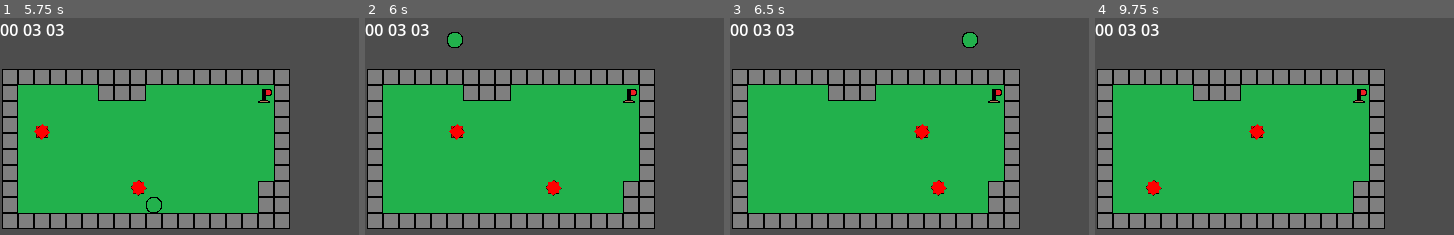
Above: before the commit, frames 1-4 (left to right).
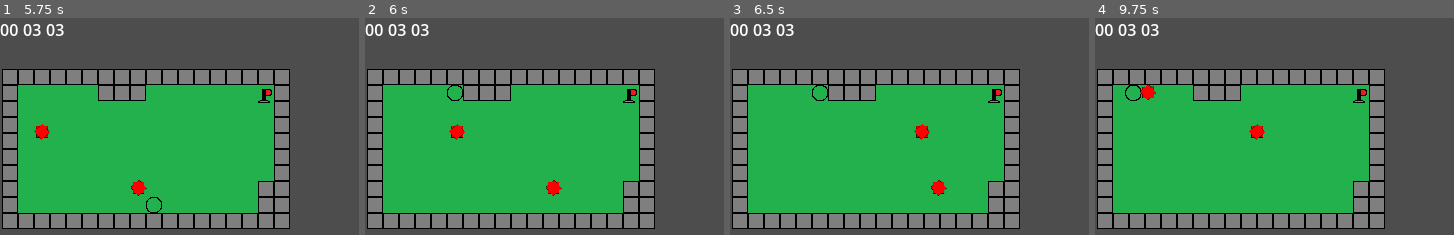
Above: after the commit, the same moments.

Repository: pt80/MobileGame
Game: Godot game, scene res://Scenes/Levels/NeilLevel.tscn
The game is run twice, just before and just after one commit, with the same random seed, the same clock (stepped at 60 frames per second) and the same inputs. This scene is started directly instead of the project's main scene.
Inputs:
- Up to frame 1 (5.75 s): hold D (right) 0.53-1.28 s; hold S (down) 1.28-2.03 s; hold D (right) 2.03-2.78 s; hold W (up) 2.78-3.53 s; hold A (left) 3.53-5.03 s; hold S (down) from 5.03 s (still down)
- Up to frame 2 (6 s): release S (down) at 5.78 s; hold D (right) from 5.78 s (still down)
- Up to frame 3 (6.5 s): keep holding D (right)
- Up to frame 4 (9.75 s): release D (right) at 6.53 s; hold W (up) 6.53-7.28 s; hold D (right) 7.28-8.03 s; hold S (down) 8.03-8.78 s; hold A (left) 8.78-9.53 s; hold W (up) from 9.53 s (still down)

Frame 1 is identical in both runs. In frame 2, 0.4% of the frame differs, in the area x 22-28%, y 6-39%; in frame 3, 0.4%; in frame 4, 0.5%, in the area x 8-19%, y 30-83%.

Commit message:
changed from dictionary to list

Diff:
--- a/Scripts/EndPoint.gd
+++ b/Scripts/EndPoint.gd
@@ -7,6 +7,6 @@
 		timer.set_process(false)
 		print(timer.time)
 		print('level complete')
-		if LevelInfo.Metadata[get_tree().current_scene.name]['high score'] > timer.time:
-			LevelInfo.Metadata[get_tree().current_scene.name]['high score'] = timer.time
+		if LevelInfo.Metadata[LevelInfo.CurrentLevel]['high score'] > timer.time:
+			LevelInfo.Metadata[LevelInfo.CurrentLevel]['high score'] = timer.time
 			print('new high score')
--- a/Scripts/LevelInfo.gd
+++ b/Scripts/LevelInfo.gd
@@ -1,16 +1,18 @@
 extends Node
 
-var Metadata = {
-	"DakotaLevel":{
-		'scene': "res://Scenes/Levels/DakotaLevel.tscn",
-		'image': "res://Images/LevelImage.png",
-		'high score': 9999,
-		'unlocked': true
+var CurrentLevel = 0
+
+var Metadata = [
+	{'name': "DakotaLevel",
+	'scene': "res://Scenes/Levels/DakotaLevel.tscn",
+	'image': "res://Images/LevelImage.png",
+	'high score': 9999,
+	'unlocked': true
 	},
-	"NeilLevel":{
+	{'name': "NeilLevel",
 		'scene': "res://Scenes/Levels/NeilLevel.tscn",
 		'image': "res://Images/MainMenuBackground.png",
 		'high score': 9999,
 		'unlocked': true
 	}
-}
+]
--- a/Scripts/MainCharacter.gd
+++ b/Scripts/MainCharacter.gd
@@ -19,4 +19,4 @@
 
 func Death():
 	print('our hero is dead')
-	global_position = Vector2i(30,30)
+	global_position = Vector2i(40,80)
--- a/Scripts/MainMenu.gd
+++ b/Scripts/MainMenu.gd
@@ -6,50 +6,47 @@
 
 var LevelIndex = 0
 var LevelList: Array = []
-var LevelName: String
 
 func _ready():
-	GetLevels("res://Scenes/Levels/")
+	#GetLevels("res://Scenes/Levels/")
 	SetLevelInfo()
 
-func GetLevels(path):
-	var dir = DirAccess.open(path)
-	if dir:
-		dir.list_dir_begin()
-		var file_name = dir.get_next()
-		while file_name != "":
-			LevelList.append(file_name)
-			file_name = dir.get_next()
-	else:
-		print("An error occurred when trying to access the path.")
+#func GetLevels(path):
+	#var dir = DirAccess.open(path)
+	#if dir:
+		#dir.list_dir_begin()
+		#var file_name = dir.get_next()
+		#while file_name != "":
+			#LevelList.append(file_name)
+			#file_name = dir.get_next()
+	#else:
+		#print("An error occurred when trying to access the path.")
 
 func _on_button_pressed():
-	if LevelInfo.Metadata[LevelName]['unlocked']:
-		get_tree().change_scene_to_file("res://Scenes/Levels/" + LevelList[LevelIndex])
+	if LevelInfo.Metadata[LevelInfo.CurrentLevel]['unlocked']:
+		get_tree().change_scene_to_file(LevelInfo.Metadata[LevelInfo.CurrentLevel]['scene'])
 	else:
 		print('level is not unlocked')
 
 func _on_previous_button_pressed():
-	LevelIndex -= 1
-	if LevelIndex < 0:
-		LevelIndex = LevelList.size() - 1
+	LevelInfo.CurrentLevel -= 1
+	if LevelInfo.CurrentLevel < 0:
+		LevelInfo.CurrentLevel = LevelInfo.Metadata.size() - 1
 	SetLevelInfo()
 
 func _on_next_button_pressed():
-	LevelIndex += 1
-	if LevelIndex > LevelList.size() - 1:
-		LevelIndex = 0
+	LevelInfo.CurrentLevel += 1
+	if LevelInfo.CurrentLevel > LevelInfo.Metadata.size() - 1:
+		LevelInfo.CurrentLevel = 0
 	SetLevelInfo()
 
 func SetLevelInfo():
-	LevelName = LevelList[LevelIndex].left(LevelList[LevelIndex].length() - 5)
-
-	level_image.texture = load(LevelInfo.Metadata[LevelName]['image'])
-	if LevelInfo.Metadata[LevelName]['unlocked'] == false:
+	level_image.texture = load(LevelInfo.Metadata[LevelInfo.CurrentLevel]['image'])
+	if LevelInfo.Metadata[LevelInfo.CurrentLevel]['unlocked'] == false:
 		level_image.self_modulate = Color(0.5, 0.5, 0.5, 1)
 		unlock_image.visible = true
-	elif LevelInfo.Metadata[LevelName]['unlocked'] == true:
+	elif LevelInfo.Metadata[LevelInfo.CurrentLevel]['unlocked'] == true:
 		level_image.self_modulate = Color(1,1,1,1)
 		unlock_image.visible = false
 
-	level_name_label.text = LevelName
+	level_name_label.text = LevelInfo.Metadata[LevelInfo.CurrentLevel]['name']
